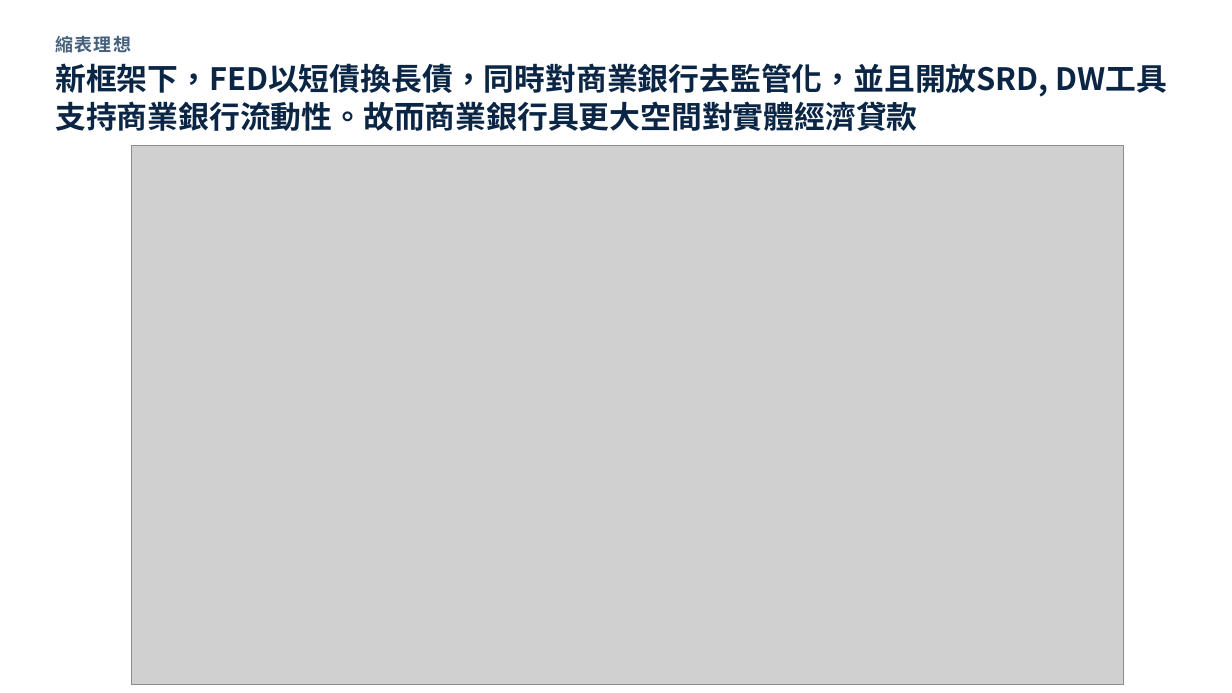
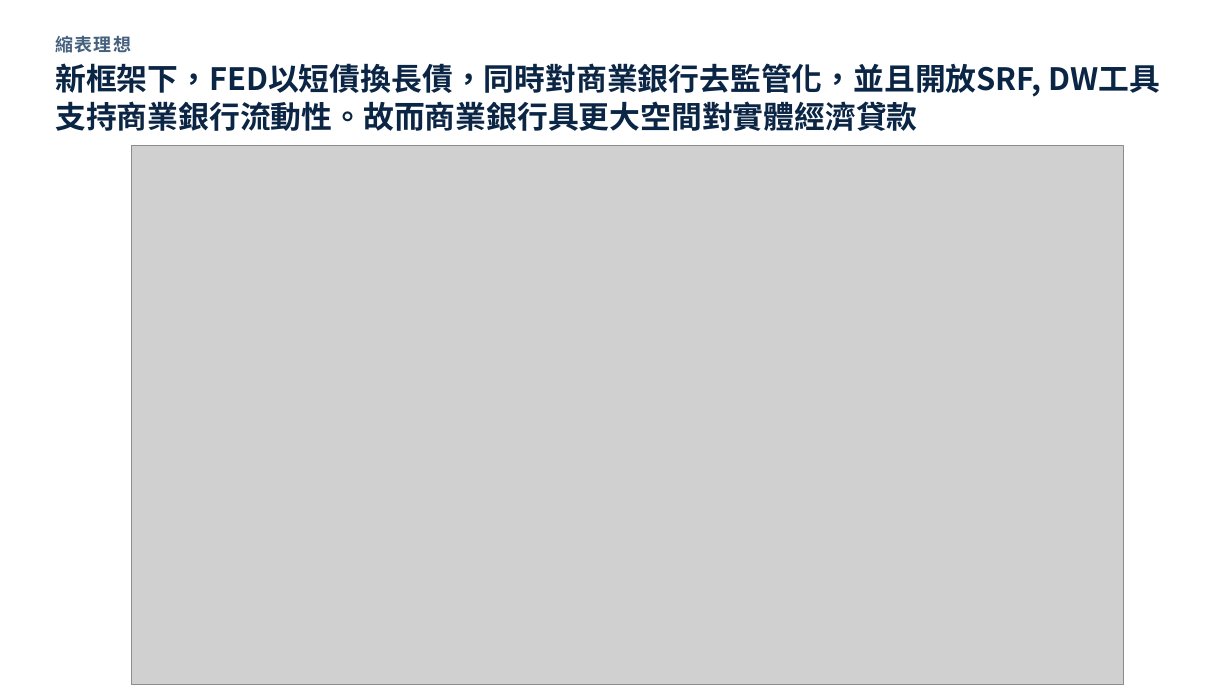
Before and after one commit to raphael-ksc/Advances-in-Financial-Machine-Learning-Projects, a slide deck: slide 3 of Warsh 改革與美元流動性展望.pptx. Drawn at 1232x693 pixels with LibreOffice and Linux fonts; fonts in the diff are those of the drawing; grey boxes stand for pictures. Boxes give left, top, right and bottom in pixels: in the first picture for what was removed or moved away, otherwise in the second. Text is boxed around its words. In the diff, an @@ line names an element or a change of style, - is before the commit and + after.

```diff
--- a/Warsh 改革與美元流動性展望.pptx
+++ b/Warsh 改革與美元流動性展望.pptx
@@ text at (55,63,1042,131): text changed @@
-新框架下，FED以短債換長債，同時對商業銀行去監管化，並且開放SRD, DW工具支持商業銀行流動性。故而商業銀行具更大空間對實體經濟貸款
+新框架下，FED以短債換長債，同時對商業銀行去監管化，並且開放SRF, DW工具支持商業銀行流動性。故而商業銀行具更大空間對實體經濟貸款
```
Also in this commit, not shown: 2 other slides changed, 1 slide added.
